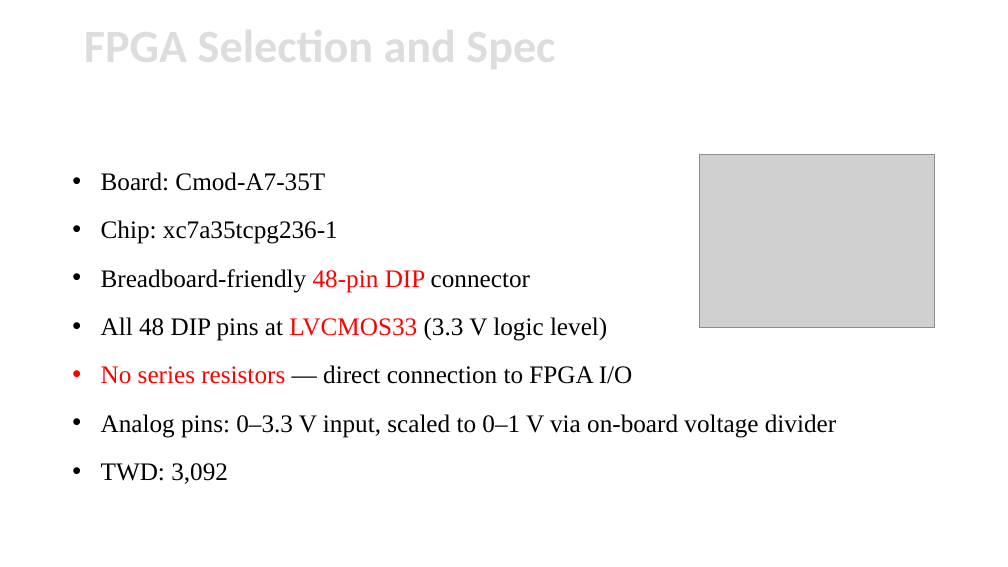
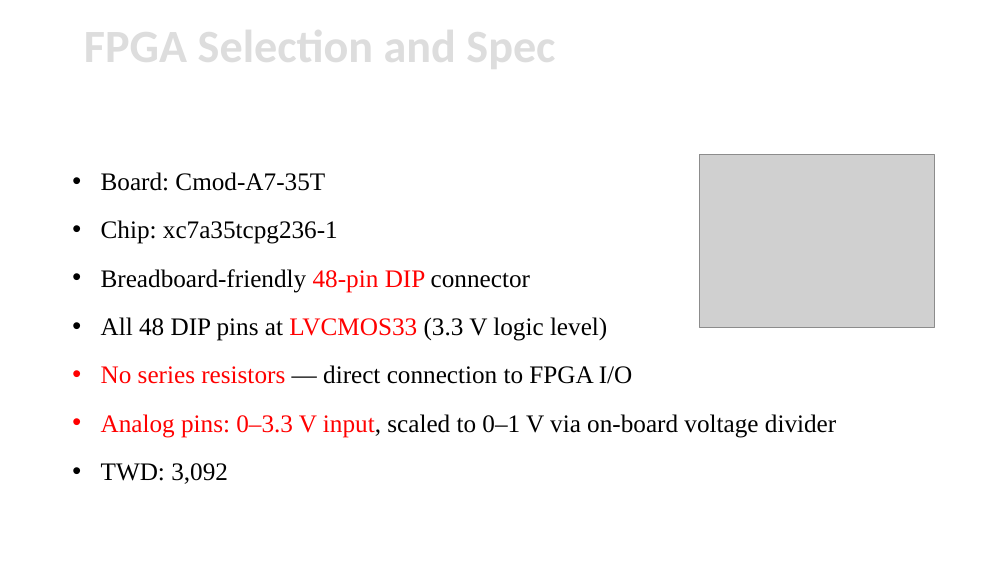
Before and after one commit to ukp66482/RISC-V_MCU-on-Nexys-FPGA, a slide deck: slide 3 of Intro/RISCV-MCU.pptx. Drawn at 1008x567 pixels with LibreOffice and Linux fonts; fonts in the diff are those of the drawing; grey boxes stand for pictures; background and template pictures are left out. Boxes give left, top, right and bottom in pixels: in the first picture for what was removed or moved away, otherwise in the second. Text is boxed around its words. In the diff, an @@ line names an element or a change of style, - is before the commit and + after.

```diff
--- a/Intro/RISCV-MCU.pptx
+++ b/Intro/RISCV-MCU.pptx
@@ text at <box>101,414,836,438</box>: text colour #000000 to #FF0000 in "Analog pins: 0–3.3 V input," @@
```
Also in this commit, not shown: 2 other slides changed, 4 slides added, 2 slides removed.
